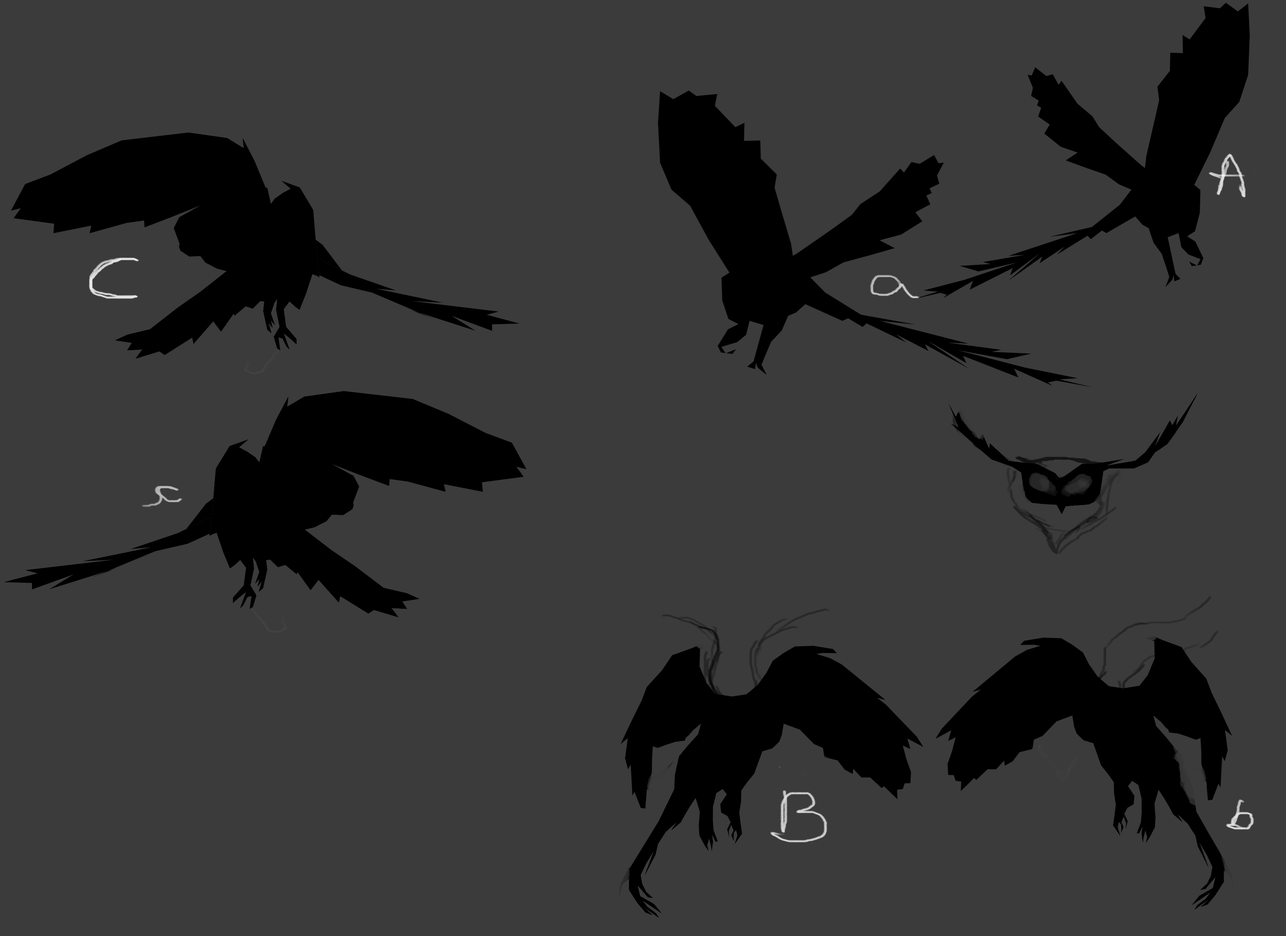
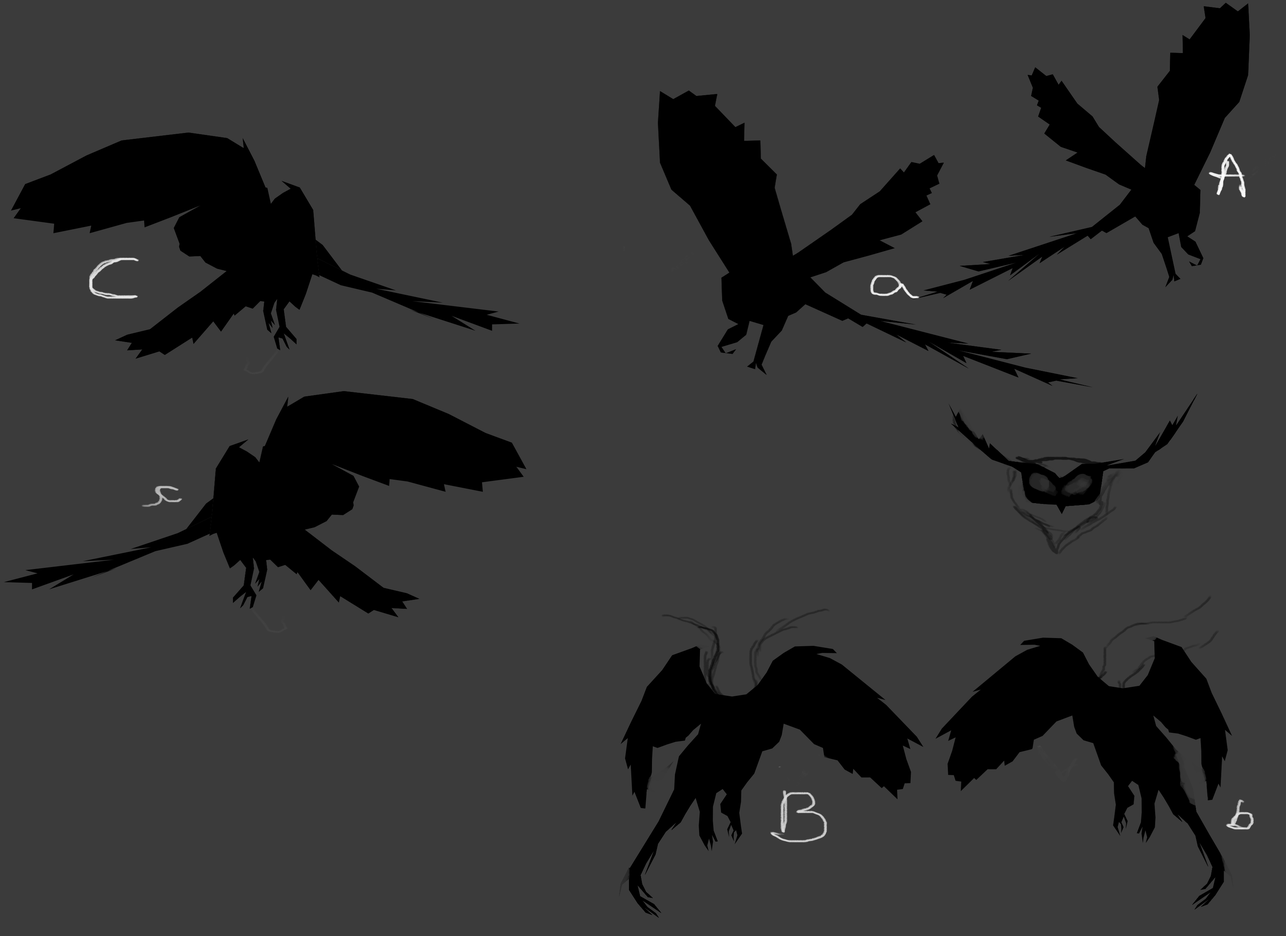
Before/after of a (1286, 936) layered artwork. What changed in the layer stack:
added layer "Layer 3" above "SILLOUETTE copy" over [657, 2, 1254, 388]
